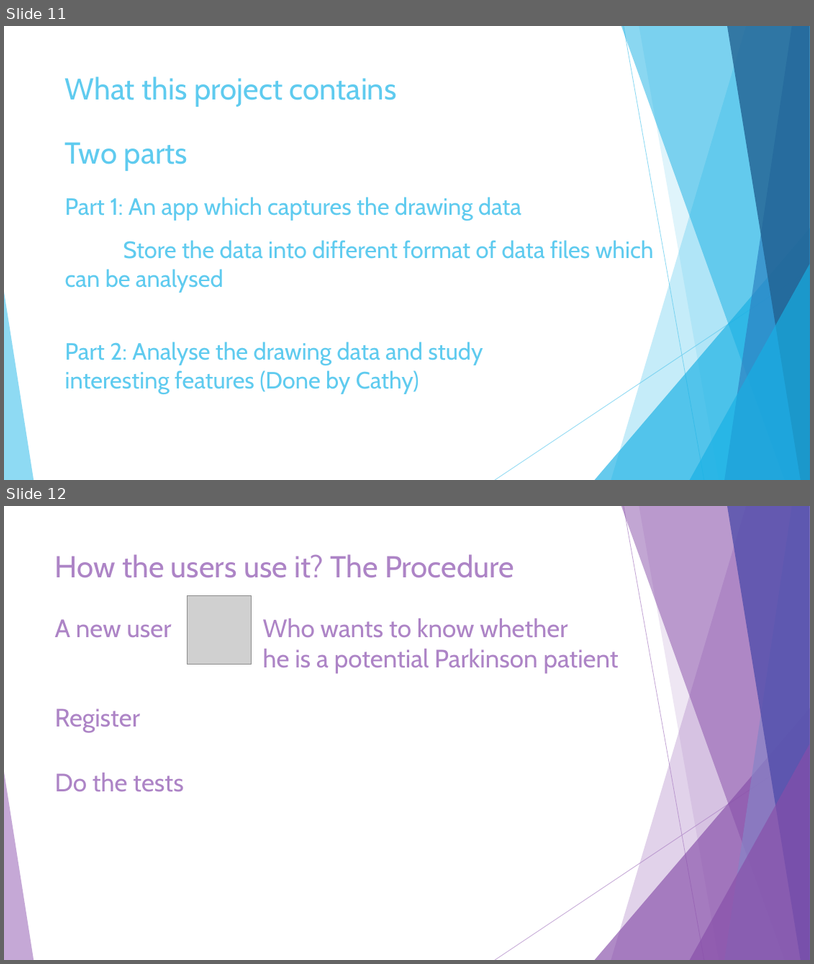
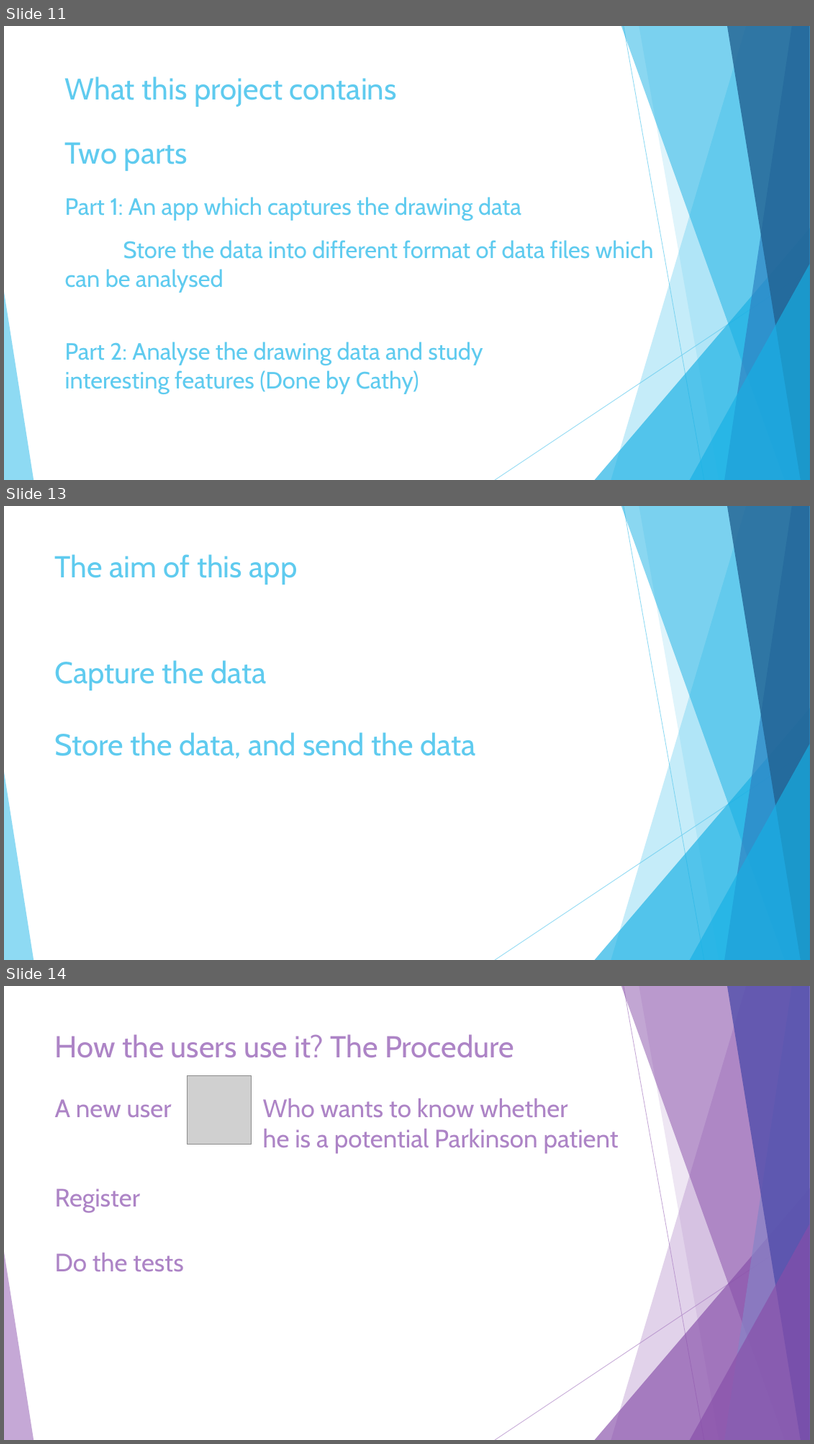
Before and after one commit to JiashuWu/NeuroGraph, a slide deck: Neurograph Project Presentation/Neurograph Presentation Jiashu Wu.pptx. Shown one above the other, each under a label of ours: slides 11 and 12 before the commit, slides 11, 13 and 14 after it; the slides between them are not shown. The pictures are 814x964 and 814x1444 pixels, drawn with LibreOffice and Linux fonts; fonts in the diff are those of the drawing; grey boxes stand for pictures. Boxes give left, top, right and bottom in pixels: in the first picture for what was removed or moved away, otherwise in the second. Text is boxed around its words. In the diff, an @@ line names an element or a change of style, - is before the commit and + after.

```diff
--- a/Neurograph Project Presentation/Neurograph Presentation Jiashu Wu.pptx
+++ b/Neurograph Project Presentation/Neurograph Presentation Jiashu Wu.pptx
@@ slide 13 added at [4,506,810,960], background #FFFFFF; not listed: 10 template elements that a slide beside it also shows @@
@@ title added at [55,554,298,584], 36 pt, text #5FCBEF @@
+The aim of this app
@@ text added at [55,660,267,690], 36 pt, text #5FCBEF @@
+Capture the data
@@ text added at [55,732,476,759], 36 pt, text #5FCBEF @@
+Store the data, and send the data
@@ what was slide 12 is now slide 14 @@
```
Also in this commit, not shown: 2 slides changed, 9 other slides added, 1 other file.
